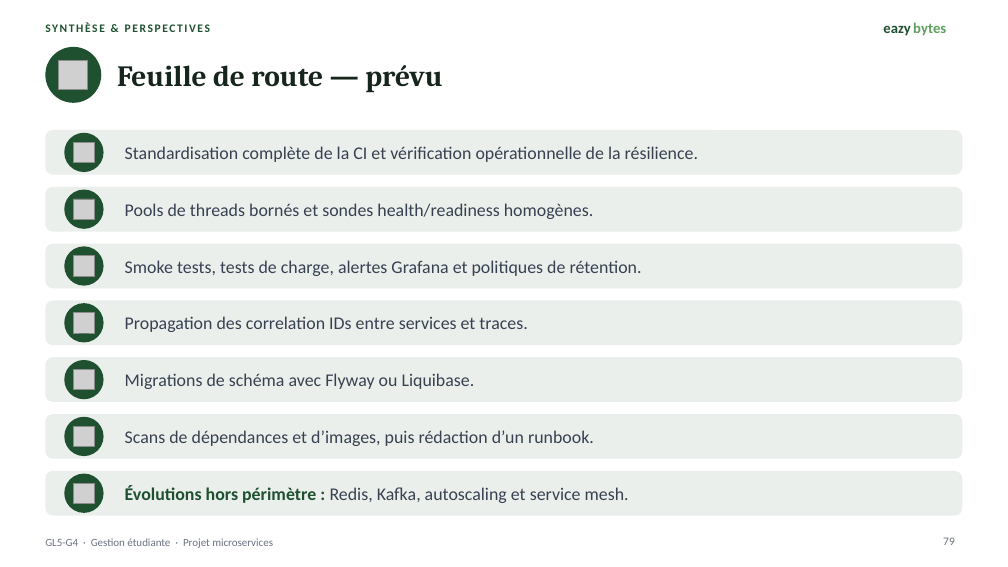
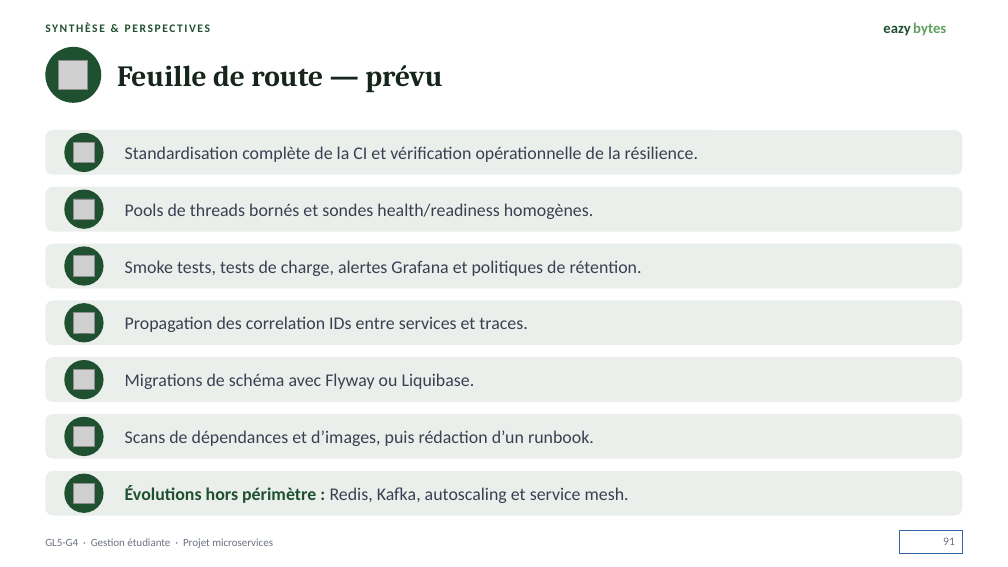
Before and after one commit to Chaabane2k03/GL5-G4-student, a slide deck: slide 91 of Presentation_GL5-G4_Student_Management_FR_v3_enrichie.pptx (slide 79 before the commit). Drawn at 1008x567 pixels with LibreOffice and Linux fonts; fonts in the diff are those of the drawing; grey boxes stand for pictures. Boxes give left, top, right and bottom in pixels: in the first picture for what was removed or moved away, otherwise in the second. Text is boxed around its words. In the diff, an @@ line names an element or a change of style, - is before the commit and + after.

```diff
--- a/Presentation_GL5-G4_Student_Management_FR_v3_enrichie.pptx
+++ b/Presentation_GL5-G4_Student_Management_FR_v3_enrichie.pptx
@@ text at (943,537,955,545): text changed @@
-79
+91
```
Also in this commit, not shown: 7 other slides changed, 12 slides added.
